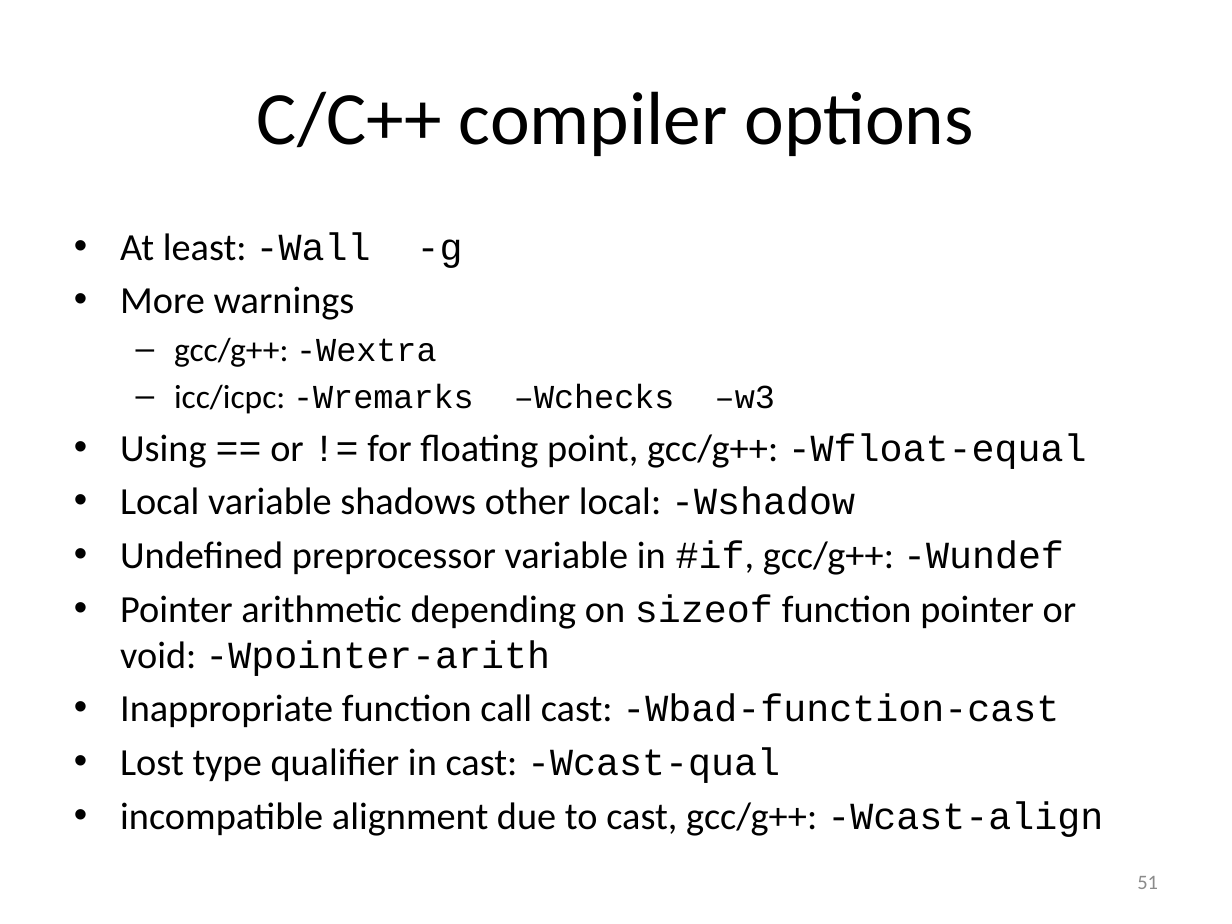
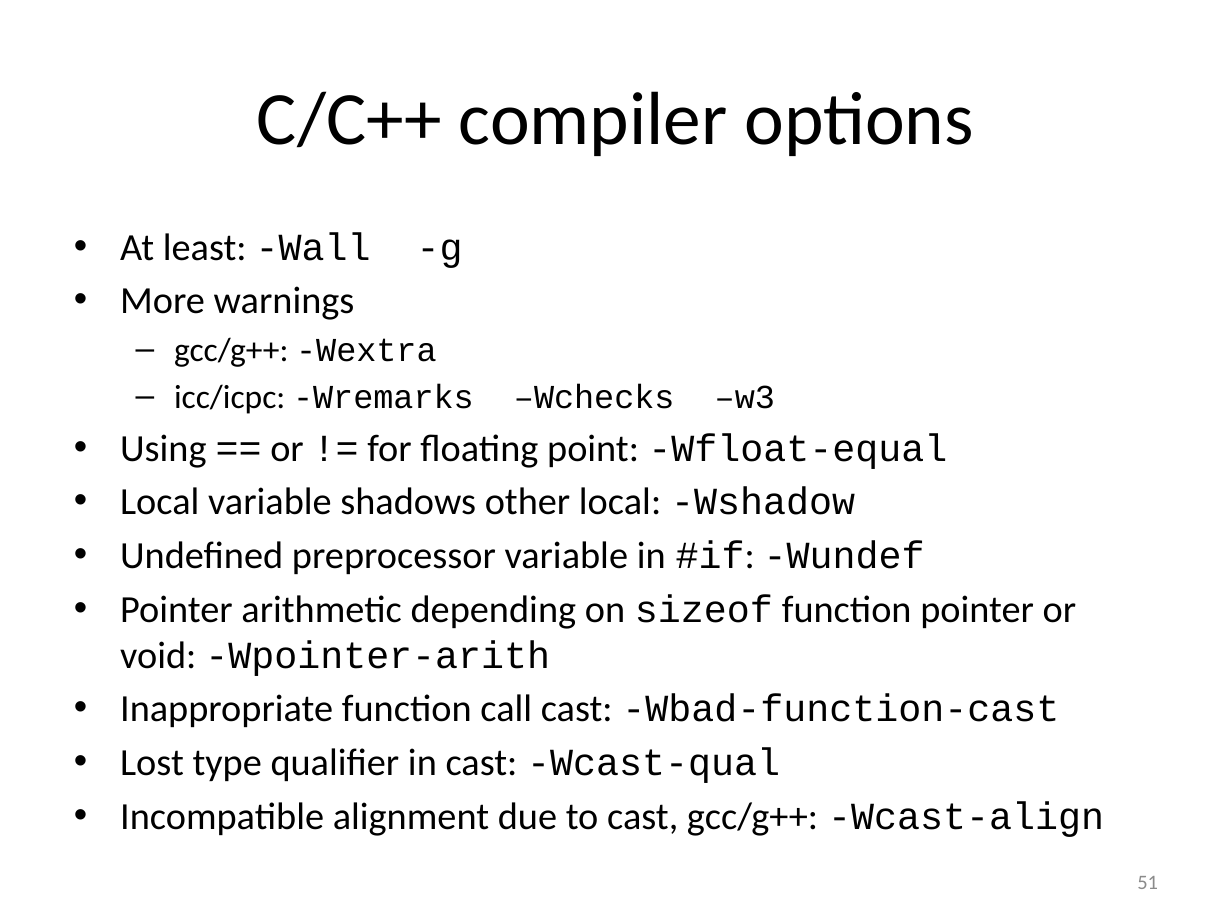
Before and after one commit to gjbex/training-material, a slide deck: slide 51 of Debugging/debugging.pptx. Drawn at 1232x924 pixels with LibreOffice and Linux fonts; fonts in the diff are those of the drawing. Boxes give left, top, right and bottom in pixels: in the first picture for what was removed or moved away, otherwise in the second. Text is boxed around its words. In the diff, an @@ line names an element or a change of style, - is before the commit and + after.

```diff
--- a/Debugging/debugging.pptx
+++ b/Debugging/debugging.pptx
@@ text at (120,433,947,469): text changed @@
-• Using == or != for floating point, gcc/g++: -Wfloat-equal
+• Using == or != for floating point: -Wfloat-equal
@@ text at (120,541,925,575): text changed @@
-• Undefined preprocessor variable in #if, gcc/g++: -Wundef
+• Undefined preprocessor variable in #if: -Wundef
@@ text at (120,801,1104,837): text changed @@
-• incompatible alignment due to cast, gcc/g++: -Wcast-align
+• Incompatible alignment due to cast, gcc/g++: -Wcast-align
```
Also in this commit, not shown: 1 other slide changed, 1 slide added.
